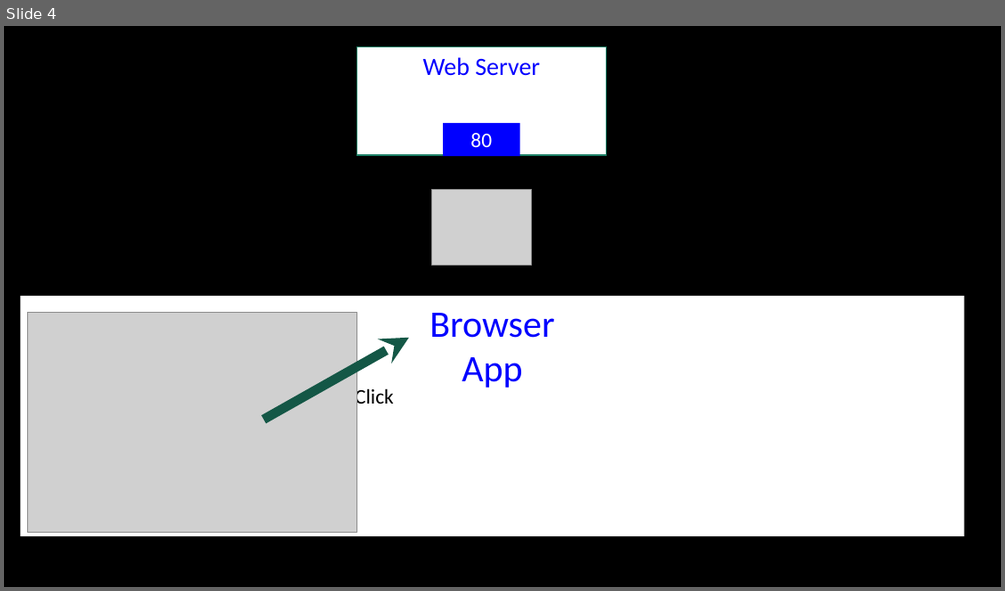
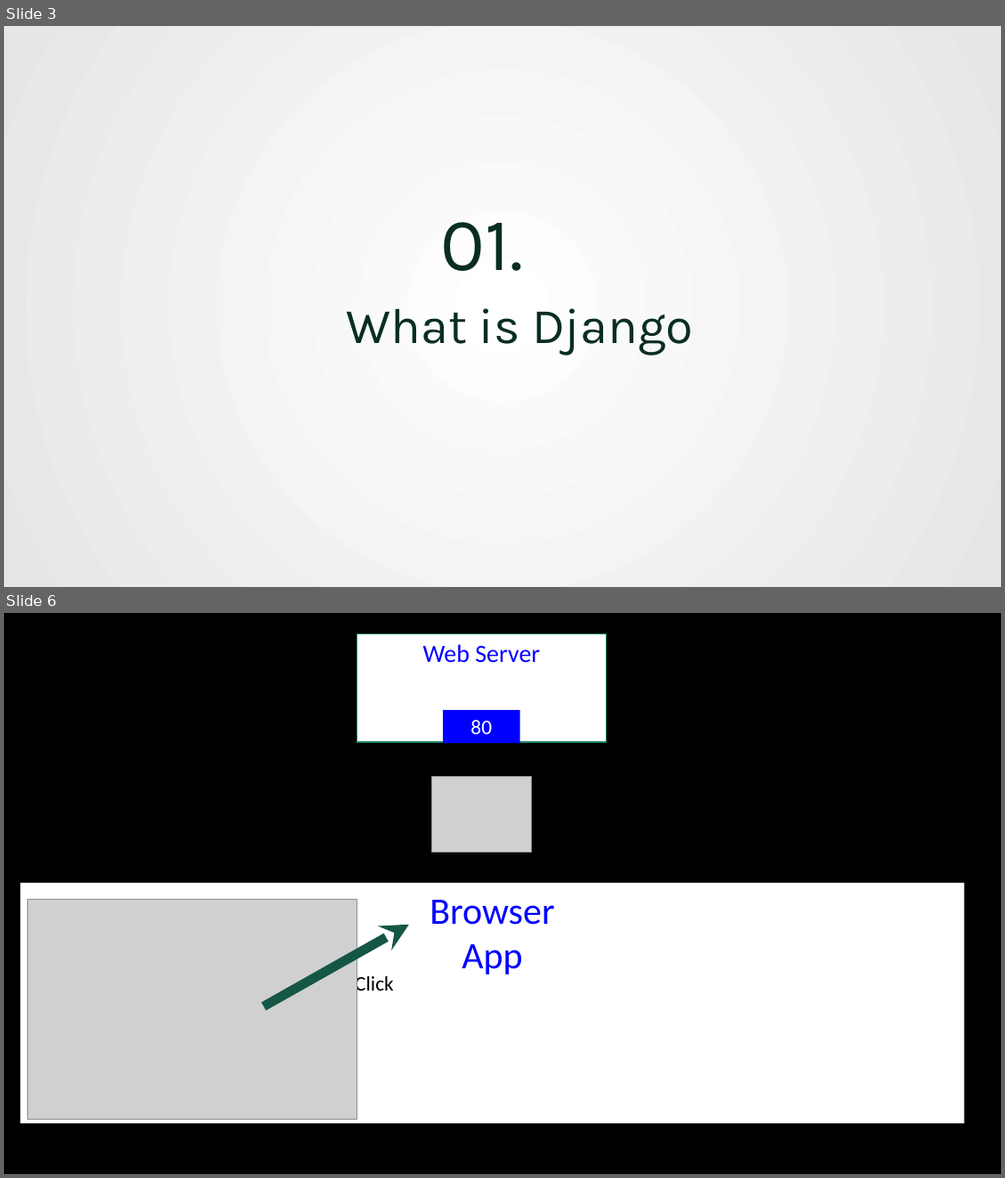
Before and after one commit to yao1222/bmi_app, a slide deck: Django.pptx. Shown one above the other, each under a label of ours: slide 4 before the commit, slides 3 and 6 after it; the slides between them are not shown. The pictures are 1005x591 and 1005x1178 pixels, drawn with LibreOffice and Linux fonts; fonts in the diff are those of the drawing; grey boxes stand for pictures. Boxes give left, top, right and bottom in pixels: in the first picture for what was removed or moved away, otherwise in the second. Text is boxed around its words. In the diff, an @@ line names an element or a change of style, - is before the commit and + after.

```diff
--- a/Django.pptx
+++ b/Django.pptx
@@ slide 3 added at bbox=[4, 26, 1001, 587], background gradient #FFFFFF to #E7E6E6 @@
@@ text added at bbox=[441, 222, 523, 271], 72 pt, text #092E20 @@
+01.
@@ text added at bbox=[347, 308, 693, 355], 48 pt, text #092E20 @@
+What is Django
@@ what was slide 4 is now slide 6 @@
```
Also in this commit, not shown: 4 other slides added, 2 slides removed.
